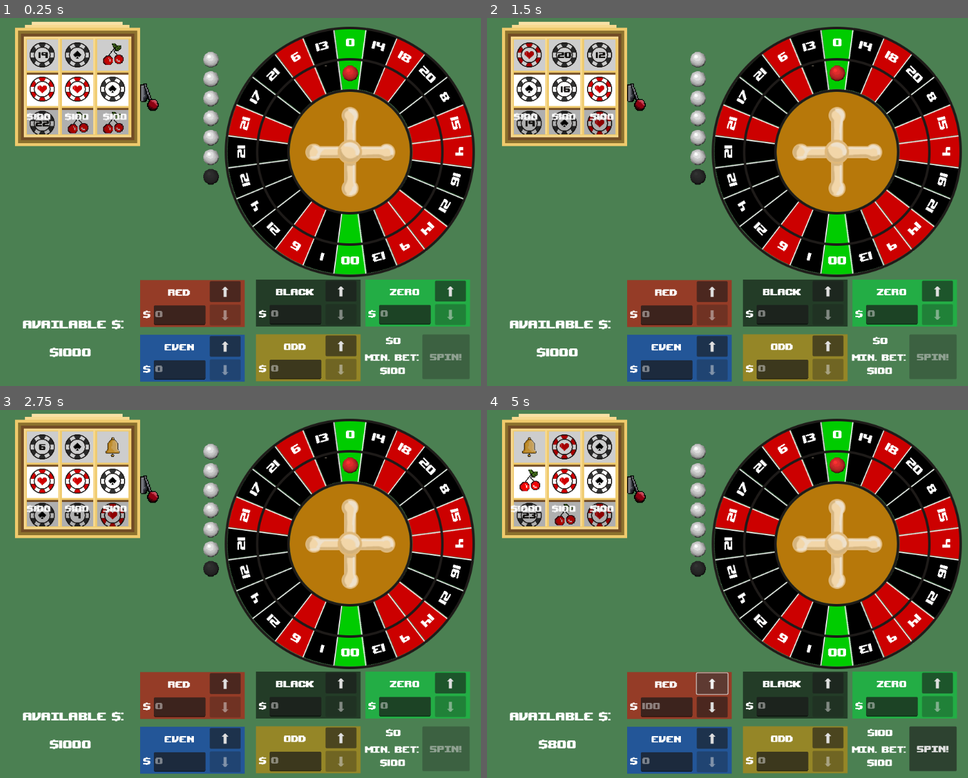
Above: before the commit, frames 1-4 (two rows, left to right).
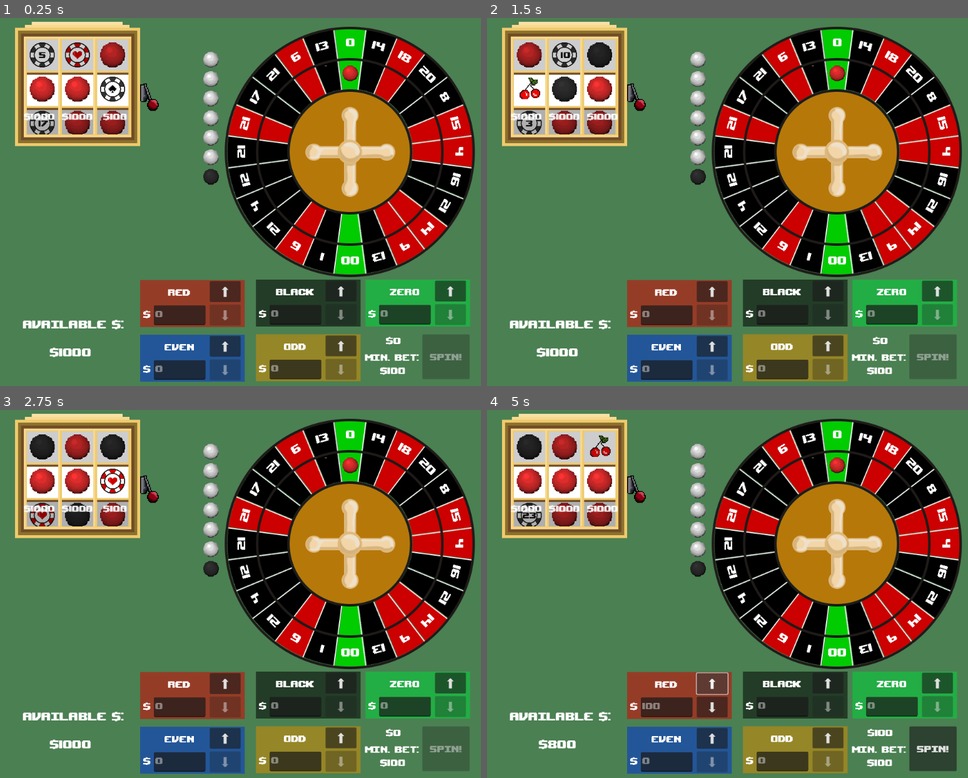
Above: after the commit, the same moments.

Repository: RossRKK/gmtk-game-jam-2025
Game: Godot game, scene res://scenes/roulette_scene.tscn
Same seed, same stepped clock (60 frames per second), same inputs: the game is played once before the commit and once after it. Sound files missing from this copy of the repository are replaced by a short silence.
Inputs (mouse positions are in pixels of both pictures, inside the frame that each line leads up to):
- Up to frame 1 (0.25 s): no input
- Up to frame 2 (1.5 s): click (530, 87) at 0.52 s; click (563, 87) at 1.27 s
- Up to frame 3 (2.75 s): click (110, 479) at 2.02 s
- Up to frame 4 (5 s): click (636, 476) at 2.75 s; click (636, 476) at 3.5 s; click "⬆" at 4.25 s

The runs differ from the first frame. In frame 1, 1.6% of the frame differs, in the area x 4-27%, y 6-32%; in frame 2, 1.8%; in frame 3, 1.9%; in frame 4, 2.2%, in the area x 6-28%, y 6-32%.

Commit message:
Added balls to the slot machine

Diff:
--- a/scripts/balls/special_balls/coloured_ball.gd
+++ b/scripts/balls/special_balls/coloured_ball.gd
@@ -8,7 +8,7 @@
 @export var bet_multiplier: float = 1.2
 @export var bet_multiplier_bonus: float = 0.
 
-static func make_coloured_sprite(c: Segment.RouletteColour) -> ColouredBall:
+static func make_coloured_ball(c: Segment.RouletteColour) -> ColouredBall:
 	var sprite = Sprite2D.new()
 	sprite.texture = preload("res://assets/png/ball_base.png")
 	sprite.scale *= SPRITE_SCALE
--- a/scripts/game.gd
+++ b/scripts/game.gd
@@ -14,6 +14,8 @@
 var num_spins := 0
 
 var last_used_power_up: PowerUp
+
+var roulette_wheel: RouletteWheel
 
 func _init() -> void:
 	event_bus.spin_start.connect(spin_started)
--- a/scripts/power_up.gd
+++ b/scripts/power_up.gd
@@ -12,6 +12,10 @@
 @export var base_price: float = 100
 
 static func random_power_up() -> PowerUp:
+	var balls: Array = [
+		ColouredBall.make_coloured_ball.bind(Segment.RouletteColour.Red),
+		ColouredBall.make_coloured_ball.bind(Segment.RouletteColour.Black),
+	]
 	var power_ups: Array = [
 		PowerUpMakeColour.new_black,
 		PowerUpMakeColour.new_red,
@@ -19,15 +23,22 @@
 		PowerUpDuplicatePowerUp.make,
 	]
 	var weights: Array[int] = [
-		12 * BASIC_WEIGHT,
-		12 * BASIC_WEIGHT,
+		12 * BASIC_WEIGHT, # make red
+		12 * BASIC_WEIGHT, # make black
 		SEGEMENT_DUPLICATE_WEIGHT,
 		POWER_UP_DUPLICATE_WEIGHT,
+		100, # red ball
+		100, # black ball
 	]
+
+	for ball_factory in balls:
+		power_ups.append(PowerUpBall.make_with_ball.bind(ball_factory))
 
 	for i in range(Game.get_instance().WHEEL_SIZE):
 		weights.append(BASIC_WEIGHT)
 		power_ups.append(PowerUpMakeNumber.make_with_number.bind(i))
+
+
 
 	var power_up: PowerUp = power_ups[random.rand_weighted(weights)].call()
 
--- a/scripts/power_ups/power_up_ball.gd
+++ b/scripts/power_ups/power_up_ball.gd
@@ -3,11 +3,14 @@
 
 var ball: RouletteBall
 
-static func make_with_ball(b: RouletteBall) -> PowerUpBall:
-	var power_up = PowerUpBall.new(b)
-	power_up.texture_normal = b.texture
-	power_up.scale.x = 0.2
-	power_up.scale.y = 0.2
+static func make_with_ball(make_ball: Callable) -> PowerUpBall:
+	var ball_instance: RouletteBall = make_ball.call()
+	var power_up = PowerUpBall.new(ball_instance)
+
+	power_up.texture_normal = ball_instance.sprite.texture
+	power_up.modulate = ball_instance.sprite.modulate
+	power_up.scale.x = 0.4
+	power_up.scale.y = 0.4
 	return power_up
 
 func _init(b: RouletteBall) -> void:
@@ -18,3 +21,4 @@
 
 func activate() -> void:
 	super.activate()
+	Game.get_instance().roulette_wheel.receive_ball(ball)
--- a/scripts/roulette_scene.gd
+++ b/scripts/roulette_scene.gd
@@ -5,11 +5,9 @@
 var game: Game = Game.get_instance()
 
 func _ready() -> void:
+	game.roulette_wheel = $RouletteWheel
 	game.player_inventory.on_money_changed.connect(on_money_changed)
 	update_money_text()
-
-
-
 
 func update_money_text() -> void:
 	money_text.text = "$%d" % game.player_inventory.available_money
--- a/scripts/roulette_wheel/roulette_wheel.gd
+++ b/scripts/roulette_wheel/roulette_wheel.gd
@@ -40,8 +40,8 @@
 var stop_rotation: float
 
 func _ready() -> void:
-	ball_queue.enqueue(ColouredBall.make_coloured_sprite(Segment.RouletteColour.Red))
-	ball_queue.enqueue(ColouredBall.make_coloured_sprite(Segment.RouletteColour.Black))
+	ball_queue.enqueue(ColouredBall.make_coloured_ball(Segment.RouletteColour.Red))
+	ball_queue.enqueue(ColouredBall.make_coloured_ball(Segment.RouletteColour.Black))
 
 	for i in range(6):
 		ball_queue.enqueue(RouletteBall.make_basic_ball())
